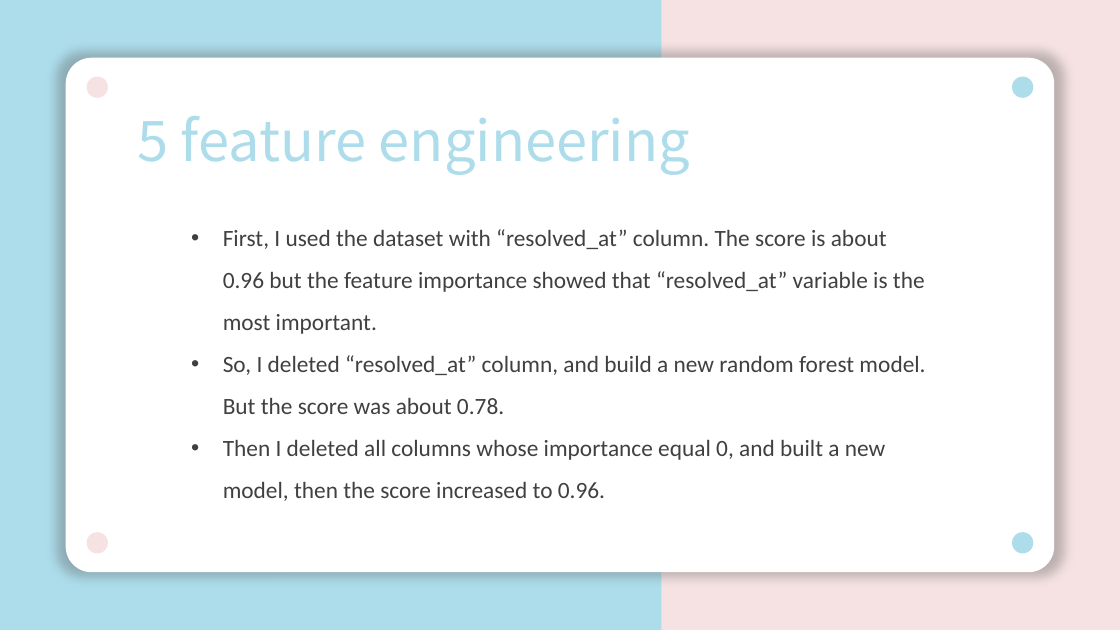
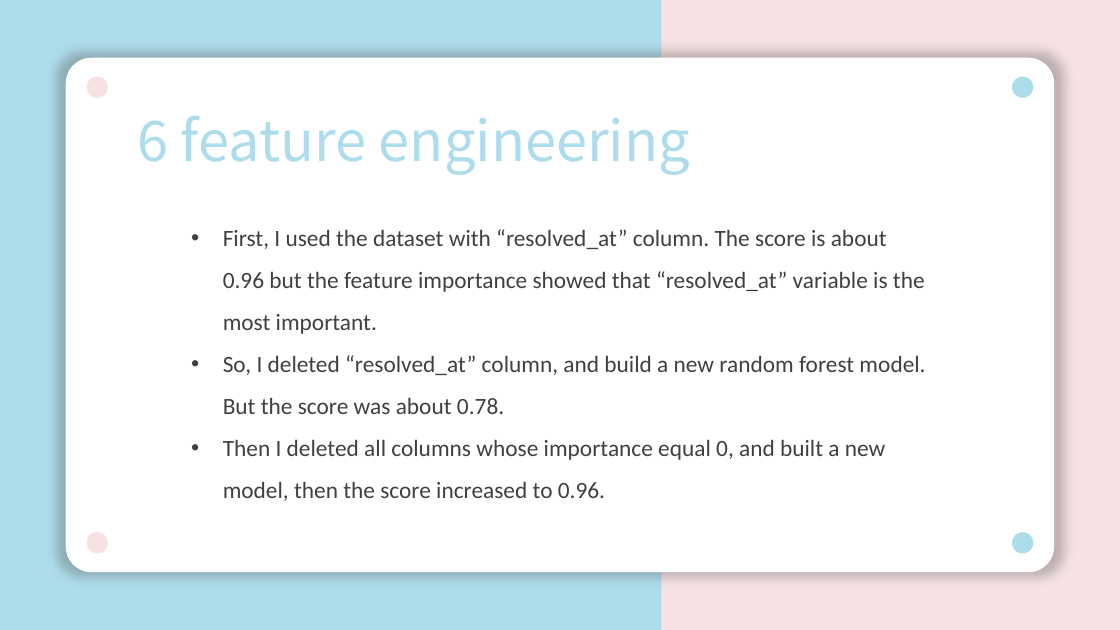
Before and after one commit to unclestay/ESILV---Python-for-data-analysis---devoir-2020, a slide deck: slide 7 of pythonProject.pptx. Drawn at 1120x630 pixels with LibreOffice and Linux fonts; fonts in the diff are those of the drawing. Boxes give left, top, right and bottom in pixels: in the first picture for what was removed or moved away, otherwise in the second. Text is boxed around its words. In the diff, an @@ line names an element or a change of style, - is before the commit and + after.

```diff
--- a/pythonProject.pptx
+++ b/pythonProject.pptx
@@ text at (x1=137, y1=116, x2=690, y2=175): text changed @@
-5 feature engineering
+6 feature engineering
```
Also in this commit, not shown: 4 other slides changed.
